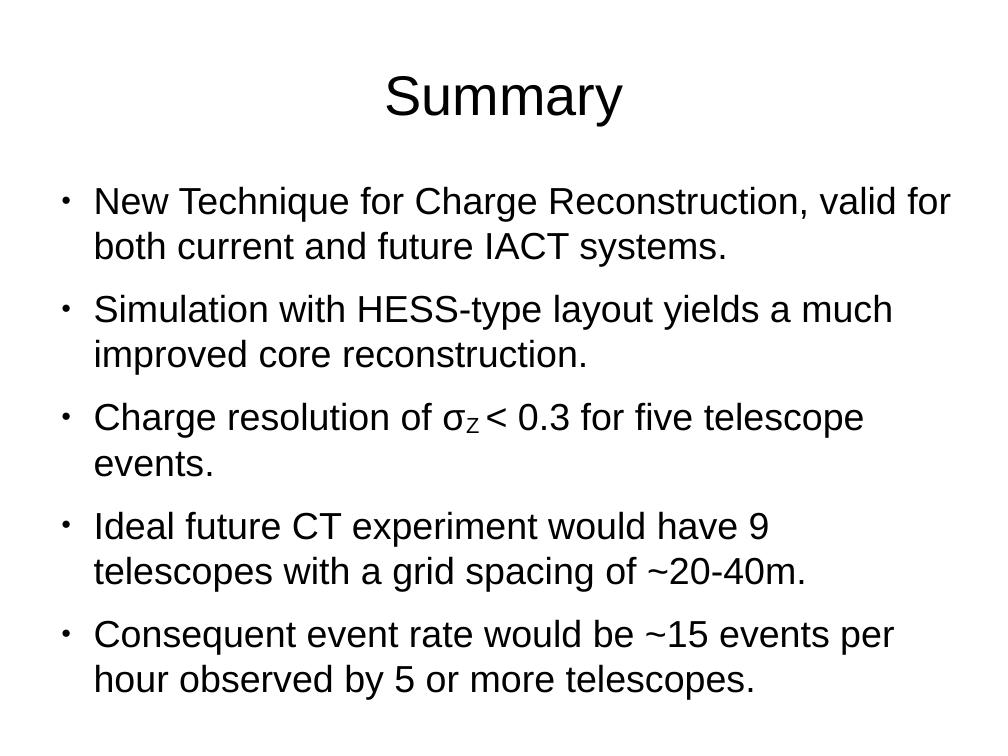
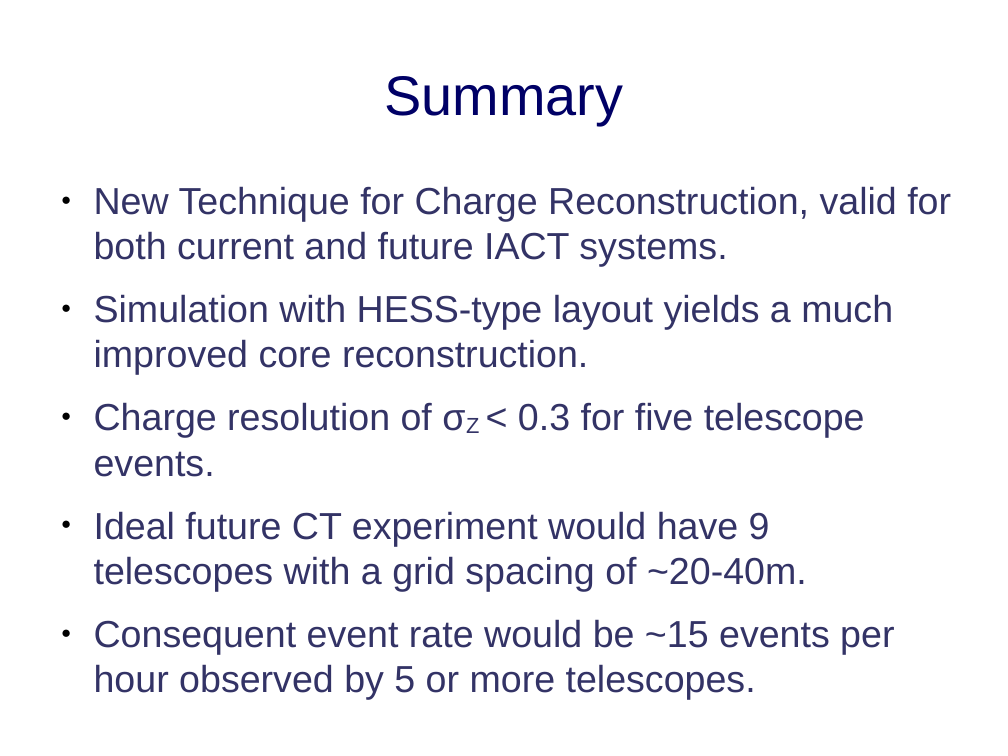
Before and after one commit to robertdstein/DESY, a slide deck: slide 8 of presentations/dpg presentation/slides.odp (slide 7 before the commit). Drawn at 1008x756 pixels with LibreOffice and Linux fonts; fonts in the diff are those of the drawing. Boxes give left, top, right and bottom in pixels: in the first picture for what was removed or moved away, otherwise in the second. Text is boxed around its words. In the diff, an @@ line names an element or a change of style, - is before the commit and + after.

```diff
--- a/presentations/dpg presentation/slides.odp
+++ b/presentations/dpg presentation/slides.odp
@@ title "Summary" at [384, 76, 623, 125]: text colour #000000 to #000066 @@
@@ text "New Technique for Charge Reconstruction, ..." at [94, 186, 951, 699]: text colour #000000 to #333366 @@
```
Also in this commit, not shown: 6 other slides changed, 1 slide added, 40 other files.
